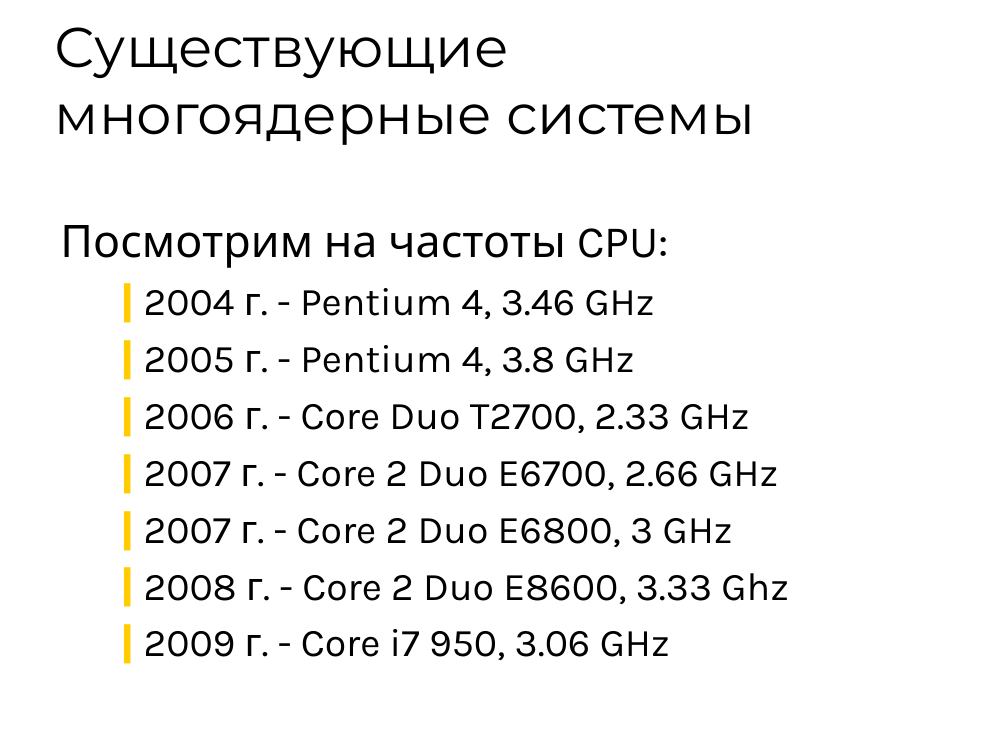
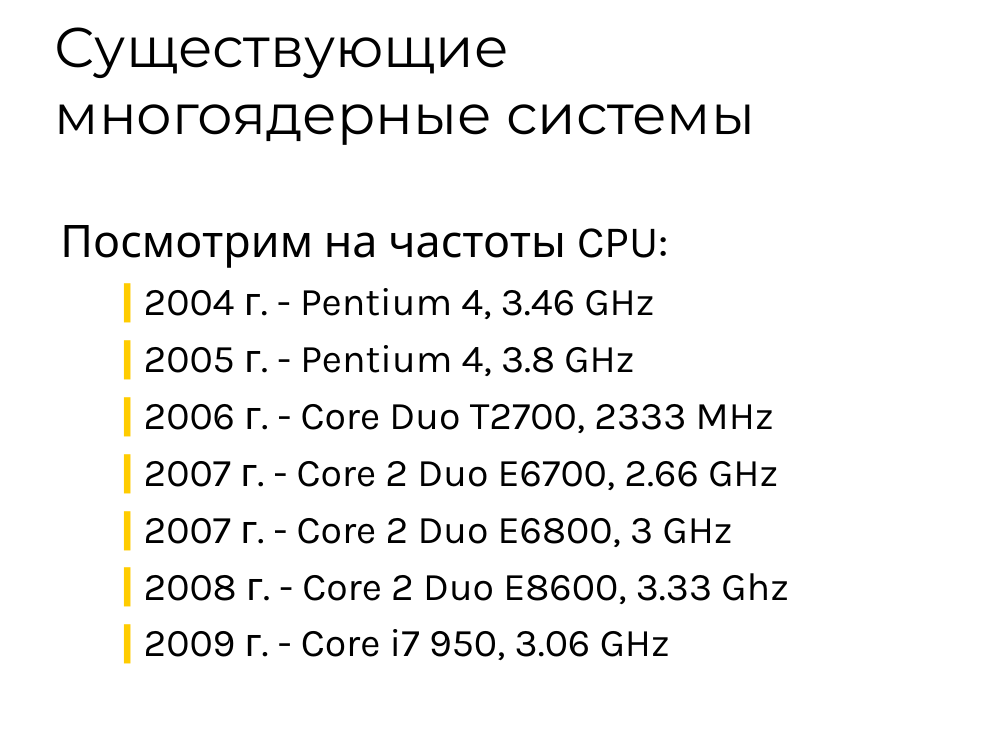
Before and after one commit to 7633/msu-cuda-course, a slide deck: slide 2 of Lectures/L1 24022009/Lection-1.ppt. Drawn at 1008x756 pixels with LibreOffice and Linux fonts; fonts in the diff are those of the drawing; background and template pictures are left out. Boxes give left, top, right and bottom in pixels: in the first picture for what was removed or moved away, otherwise in the second. Text is boxed around its words. In the diff, an @@ line names an element or a change of style, - is before the commit and + after.

```diff
--- a/Lectures/L1 24022009/Lection-1.ppt
+++ b/Lectures/L1 24022009/Lection-1.ppt
@@ text at (144,404,774,433): text changed @@
-  ❙ 2006 г. - Core Duo T2700, 2.33 GHz
+  ❙ 2006 г. - Core Duo T2700, 2333 MHz
```
Also in this commit, not shown: 1 other slide changed.
